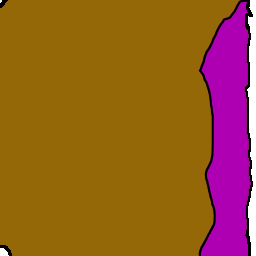
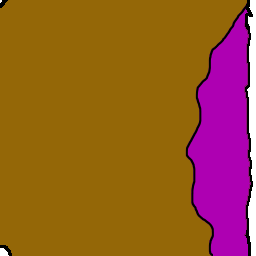
Layered file, before and after one edit (256x256). Changes by layer:
hid "N3XR Top", painted on it over (185, 0, 247, 256)
added layer "N3XR Top-New" above "N3XR Middle-New" over (185, 0, 247, 256)
